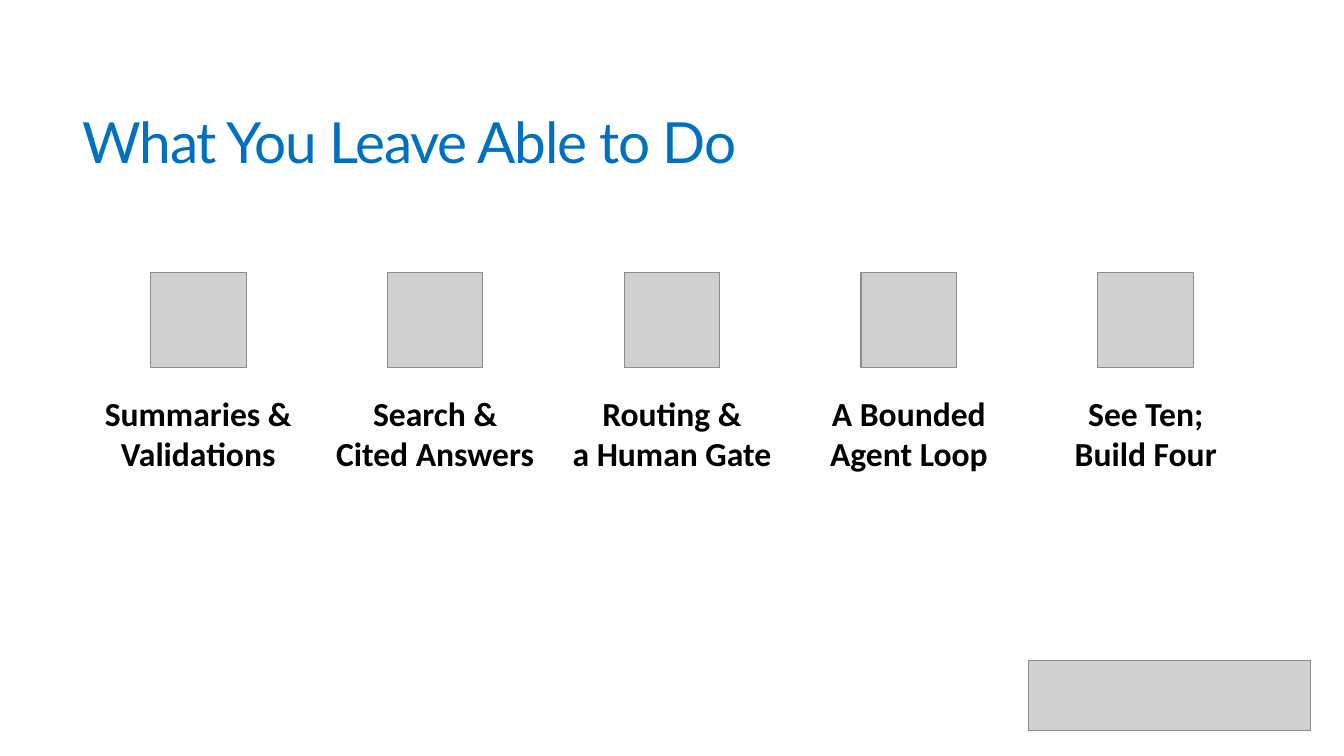
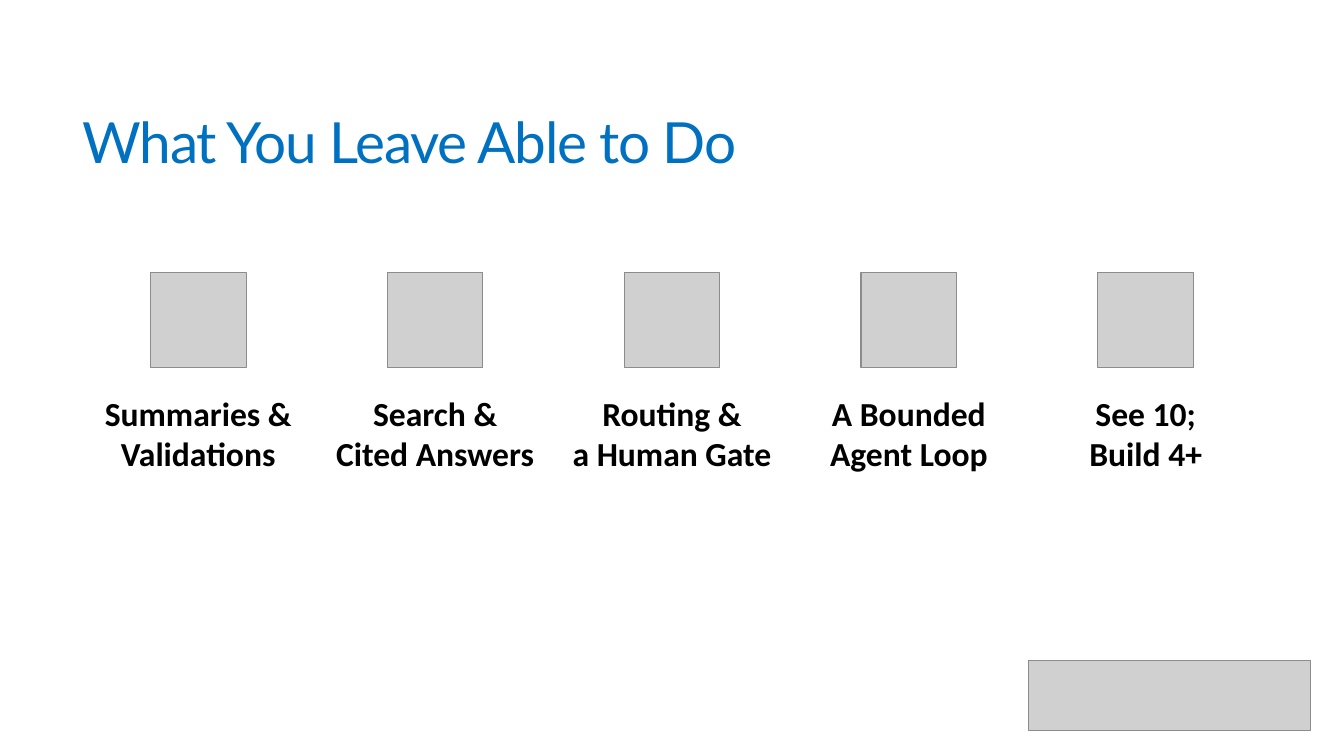
Before and after one commit to trailheadtechnology/10-ai-features-workshop, a slide deck: slide 27 of docs/slides/pptx/M0-opening.pptx (slide 30 before the commit). Drawn at 1344x756 pixels with LibreOffice and Linux fonts; fonts in the diff are those of the drawing; grey boxes stand for pictures. Boxes give left, top, right and bottom in pixels: in the first picture for what was removed or moved away, otherwise in the second. Text is boxed around its words. In the diff, an @@ line names an element or a change of style, - is before the commit and + after.

```diff
--- a/docs/slides/pptx/M0-opening.pptx
+++ b/docs/slides/pptx/M0-opening.pptx
@@ text at box(1089, 404, 1202, 467): text changed @@
-See Ten;
-Build Four
+See 10;
+Build 4+
```
Also in this commit, not shown: 11 other slides changed, 2 slides added, 9 slides removed, 59 other files.
